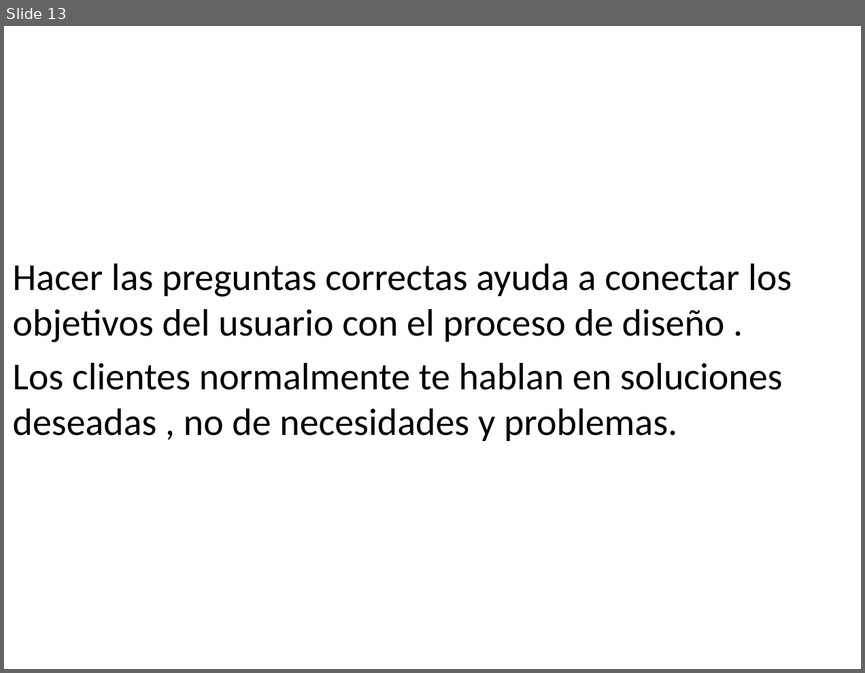
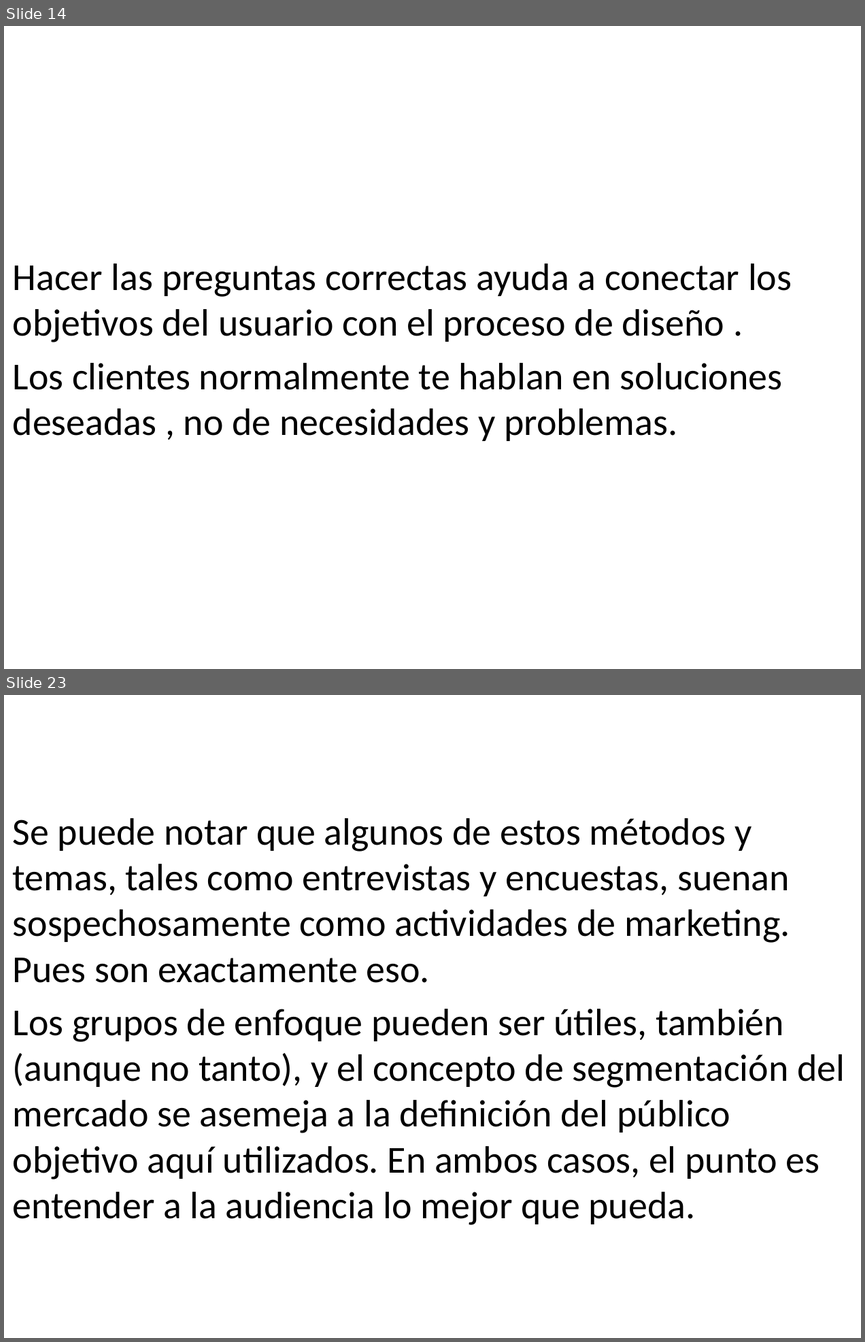
Before and after one commit to holtlanf999/designing-interfaces, a slide deck: UI to User.pptx. Shown one above the other, each under a label of ours: slide 13 before the commit, slides 14 and 23 after it; the slides between them are not shown. The pictures are 865x673 and 865x1342 pixels, drawn with LibreOffice and Linux fonts; fonts in the diff are those of the drawing. Boxes give left, top, right and bottom in pixels: in the first picture for what was removed or moved away, otherwise in the second. Text is boxed around its words. In the diff, an @@ line names an element or a change of style, - is before the commit and + after.

```diff
--- a/UI to User.pptx
+++ b/UI to User.pptx
@@ slide 23 added at bbox=[4, 695, 861, 1338], background #FFFFFF @@
@@ text added at bbox=[13, 818, 844, 1225], 32 pt, text #000000 @@
+Se puede notar que algunos de estos métodos y temas, tales como entrevistas y encuestas, suenan sospechosamente como actividades de marketing. Pues son exactamente eso.
+Los grupos de enfoque pueden ser útiles, también (aunque no tanto), y el concepto de segmentación del mercado se asemeja a la definición del público objetivo aquí utilizados. En ambos casos, el punto es entender a la audiencia lo mejor que pueda.
@@ what was slide 13 is now slide 14 @@
```
Also in this commit, not shown: 10 slides changed, 10 other slides added, 7 slides removed.
